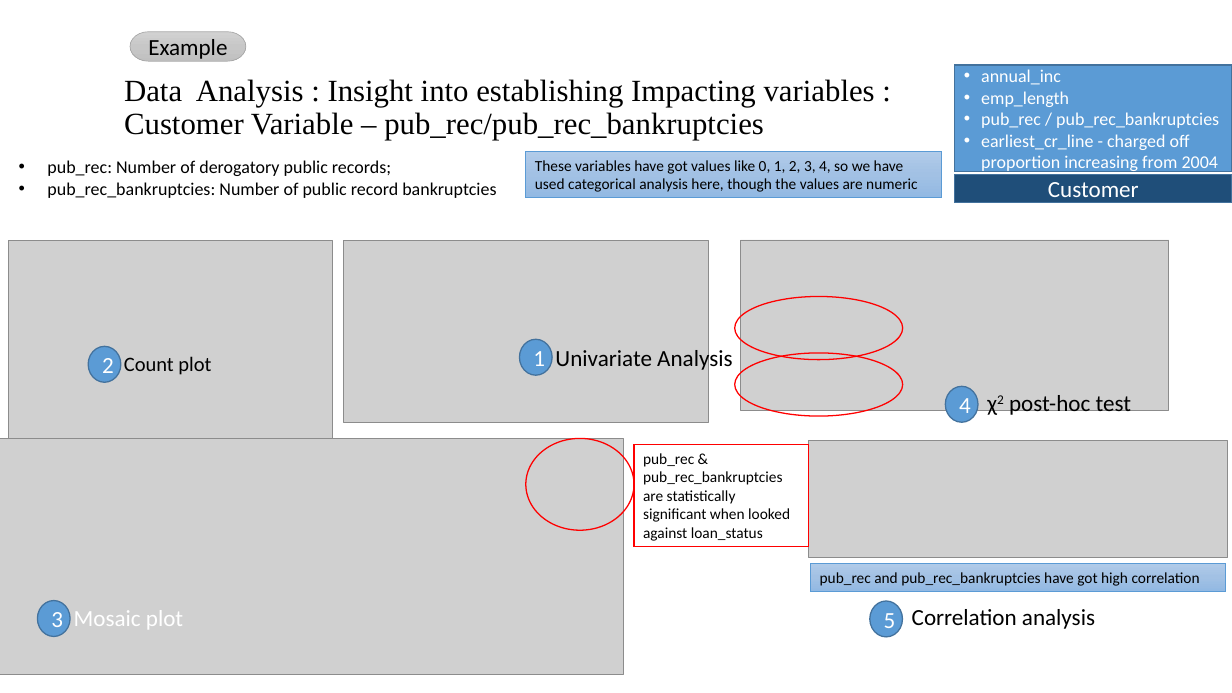
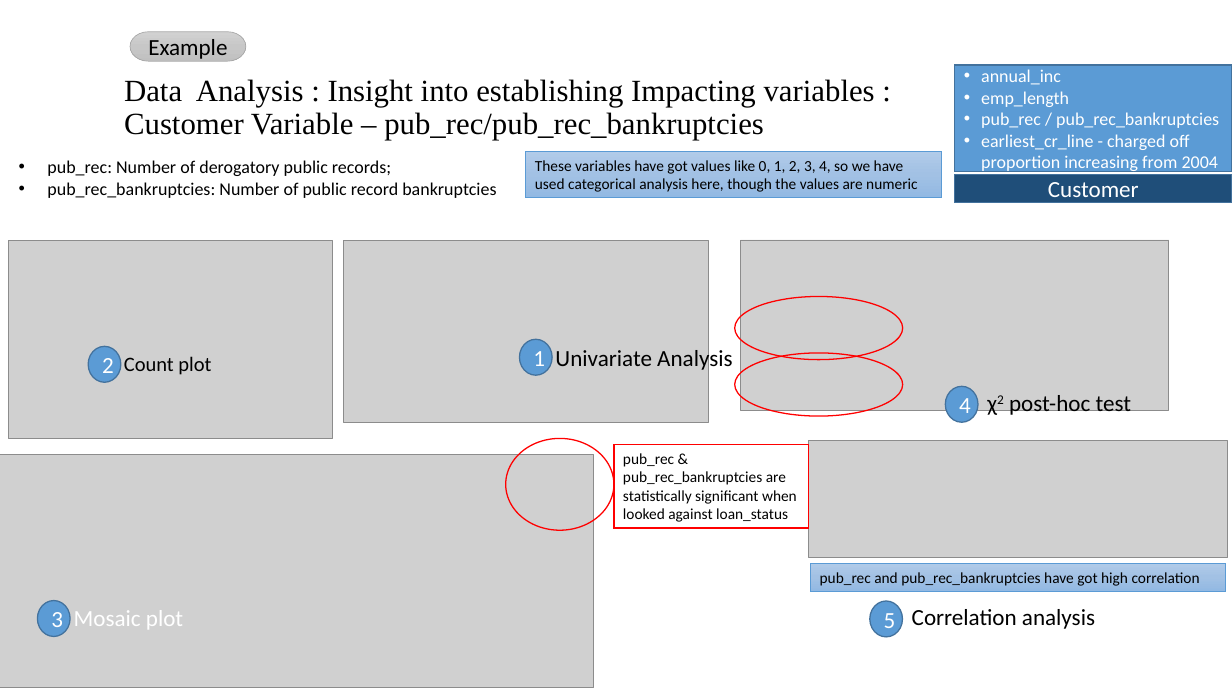
Before and after one commit to saneshashank/course2-GP1, a slide deck: slide 5 of Lending Club Case Study.pptx (slide 7 before the commit). Drawn at 1232x693 pixels with LibreOffice and Linux fonts; fonts in the diff are those of the drawing; grey boxes stand for pictures; background and template pictures are left out. Boxes give left, top, right and bottom in pixels: in the first picture for what was removed or moved away, otherwise in the second. Text is boxed around its words. In the diff, an @@ line names an element or a change of style, - is before the commit and + after.

```diff
--- a/Lending Club Case Study.pptx
+++ b/Lending Club Case Study.pptx
@@ ellipse: place and size @@
-ellipse at [526, 438, 634, 530]
+ellipse at [506, 438, 614, 530]
@@ rectangle "pub_rec & pub_rec_bankruptcies are statistically ...": place and size @@
-rectangle "pub_rec & pub_rec_bankruptcies are statistically ..." at [634, 445, 809, 547]
+rectangle "pub_rec & pub_rec_bankruptcies are statistically ..." at [614, 445, 809, 529]
@@ picture: place and size @@
-picture at [0, 438, 623, 675]
+picture at [0, 455, 594, 688]
```
Also in this commit, not shown: 4 other slides changed, 2 slides removed.
